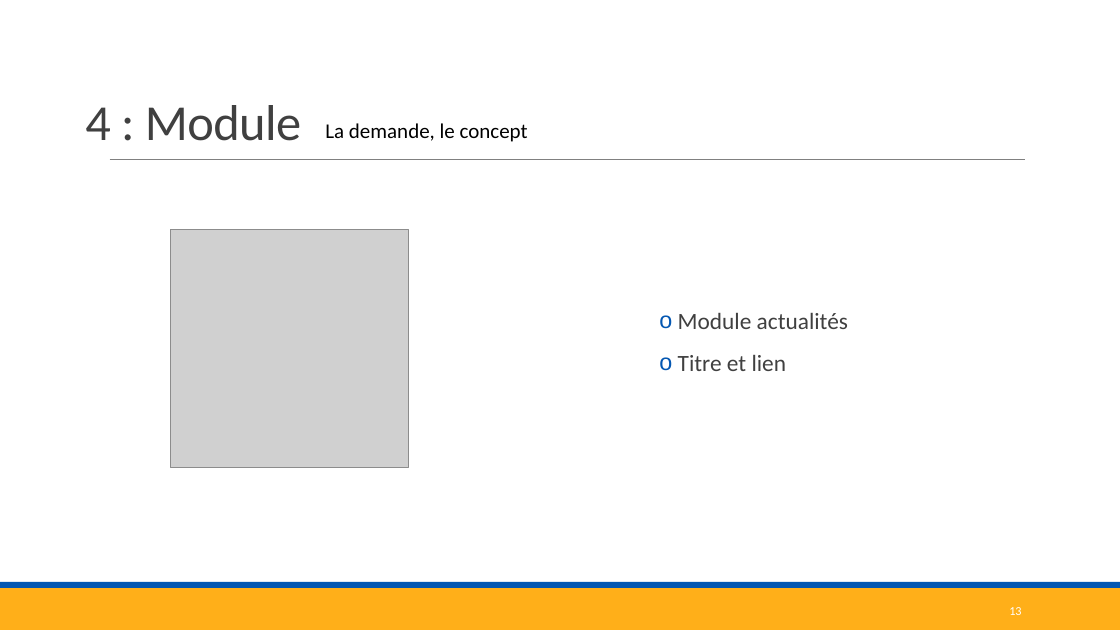
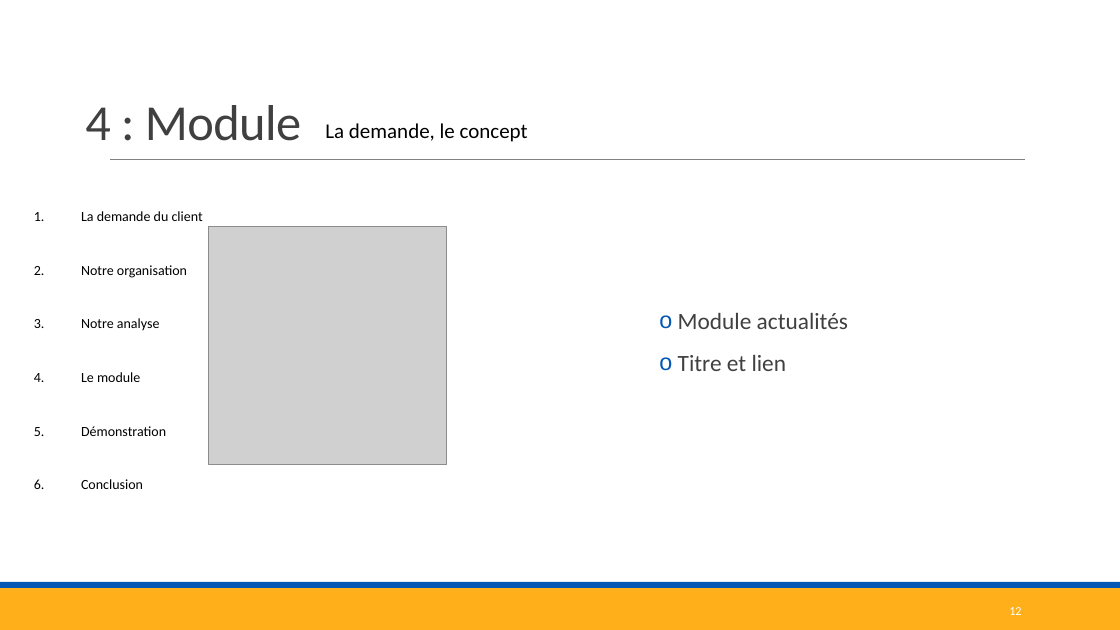
Before and after one commit to corentinBER/Projet-3, a slide deck: slide 12 of Projet3.pptx (slide 13 before the commit). Drawn at 1120x630 pixels with LibreOffice and Linux fonts; fonts in the diff are those of the drawing; grey boxes stand for pictures. Boxes give left, top, right and bottom in pixels: in the first picture for what was removed or moved away, otherwise in the second. Text is boxed around its words. In the diff, an @@ line names an element or a change of style, - is before the commit and + after.

```diff
--- a/Projet3.pptx
+++ b/Projet3.pptx
@@ text added at bbox=[81, 211, 203, 489], 12 pt, text #000000 @@
+1. La demande du client
+2. Notre organisation
+3. Notre analyse
+4. Le module
+5. Démonstration
+6. Conclusion
@@ picture: place and size @@
-picture at bbox=[171, 229, 409, 468]
+picture at bbox=[208, 226, 447, 465]
@@ page number at bbox=[1009, 607, 1021, 615]: text changed @@
-13
+12
```
Also in this commit, not shown: 14 other slides changed, 2 slides removed.
